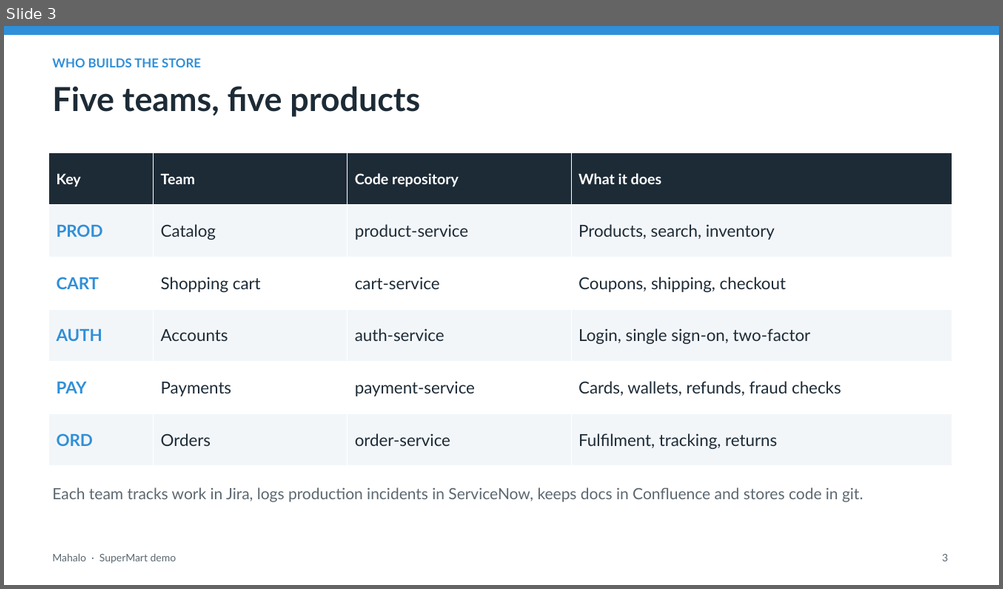
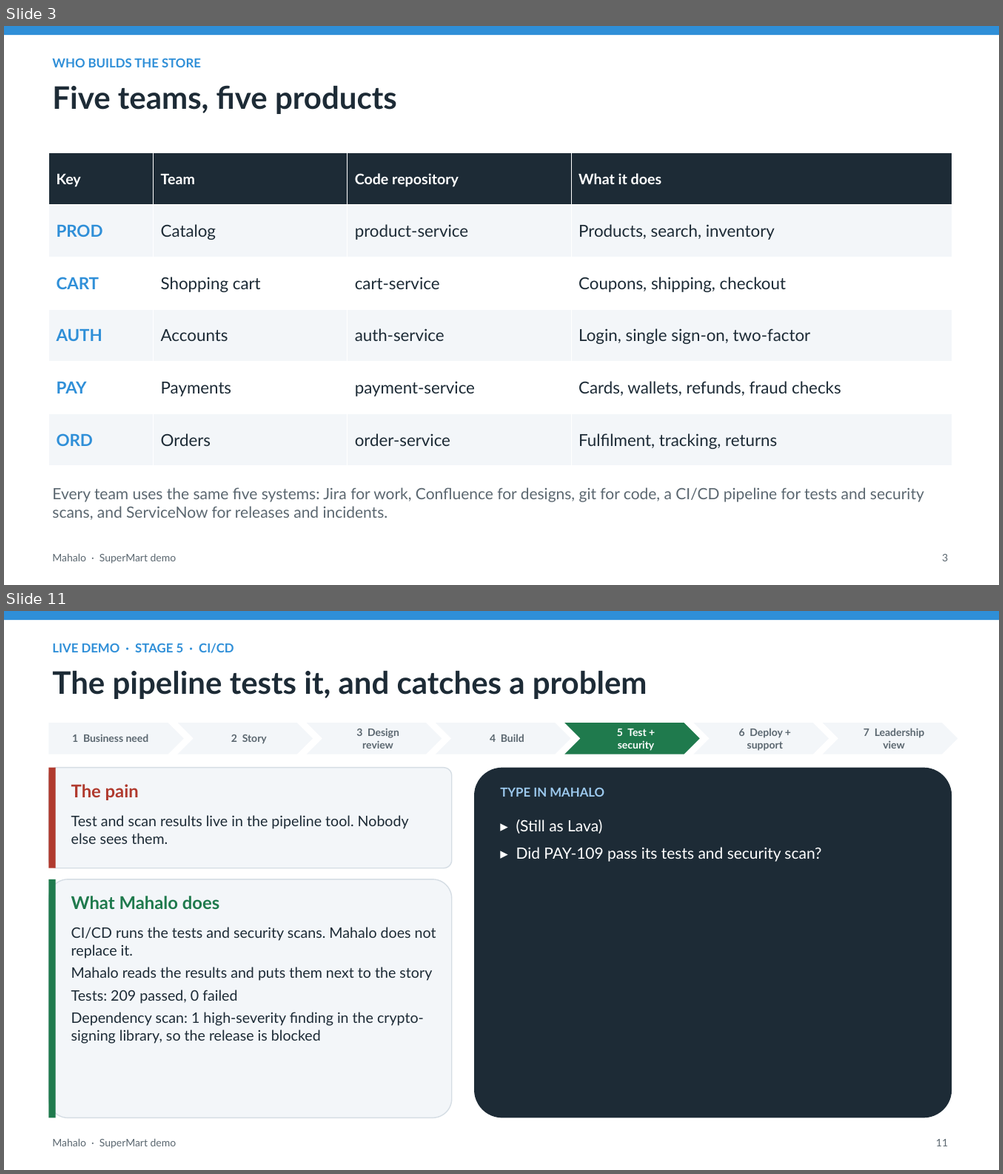
Before and after one commit to tjblavakumar/mahalo-agentcore, a slide deck: docs/Mahalo_SuperMart_Demo.pptx. Shown one above the other, each under a label of ours: slide 3 before the commit, slides 3 and 11 after it; the slides between them are not shown. The pictures are 1003x589 and 1003x1174 pixels, drawn with LibreOffice and Linux fonts; fonts in the diff are those of the drawing. Boxes give left, top, right and bottom in pixels: in the first picture for what was removed or moved away, otherwise in the second. Text is boxed around its words. In the diff, an @@ line names an element or a change of style, - is before the commit and + after.

Commit message:
docs: deck and demo script follow one feature (PAY-109) end to end with all four personas, CI/CD and the login briefing

```diff
--- a/docs/Mahalo_SuperMart_Demo.pptx
+++ b/docs/Mahalo_SuperMart_Demo.pptx
@@ slide 11 added at [4, 611, 999, 1170], background #FFFFFF @@
@@ rectangle added at [4, 611, 999, 620], fill #2F8FD8 @@
@@ text added at [52, 643, 234, 653], 12 pt, text #2F8FD8, bold @@
+LIVE DEMO · STAGE 5 · CI/CD
@@ text added at [52, 670, 647, 699], 30 pt, text #1D2B36, bold @@
+The pipeline tests it, and catches a problem
@@ pentagon arrow added at [48, 723, 184, 755], fill #F3F6F9, 10 pt, text #5B6770, bold @@
+1 Business need
@@ chevron added at [178, 723, 313, 755], fill #F3F6F9, 10 pt, text #5B6770, bold @@
+2 Story
@@ chevron added at [307, 723, 442, 755], fill #F3F6F9, 10 pt, text #5B6770, bold @@
+3 Design review
@@ chevron added at [436, 723, 571, 755], fill #F3F6F9, 10 pt, text #5B6770, bold @@
+4 Build
@@ chevron added at [564, 723, 700, 755], fill #1F7A4D, 10 pt, text #FFFFFF, bold @@
+5 Test + security
@@ chevron added at [694, 723, 828, 755], fill #F3F6F9, 10 pt, text #5B6770, bold @@
+6 Deploy + support
@@ chevron added at [822, 723, 958, 755], fill #F3F6F9, 10 pt, text #5B6770, bold @@
+7 Leadership view
@@ rounded rectangle added at [48, 768, 452, 869], fill #F3F6F9, outline #D5DDE4 1 pt @@
@@ rectangle added at [48, 768, 56, 869], fill #B03A2E @@
@@ text added at [71, 784, 139, 800], 17 pt, text #B03A2E, bold @@
+The pain
@@ rounded rectangle added at [474, 768, 951, 1119], fill #1D2B36 @@
@@ text added at [500, 787, 604, 797], 12 pt, text #9CC9EE, bold @@
+TYPE IN MAHALO
@@ text added at [71, 815, 409, 844], 14 pt, text #1D2B36 @@
+Test and scan results live in the pipeline tool. Nobody else sees them.
@@ text added at [516, 820, 821, 862], 15 pt, text #FFFFFF @@
+▸ (Still as Lava)
+▸ Did PAY-109 pass its tests and security scan?
@@ rounded rectangle added at [48, 880, 452, 1119], fill #F3F6F9, outline #D5DDE4 1 pt @@
@@ rectangle added at [48, 880, 56, 1119], fill #1F7A4D @@
@@ text added at [71, 896, 219, 909], 17 pt, text #1F7A4D, bold @@
+What Mahalo does
@@ text added at [71, 927, 436, 1044], 14 pt, text #1D2B36 @@
+CI/CD runs the tests and security scans. Mahalo does not replace it.
+Mahalo reads the results and puts them next to the story
+Tests: 209 passed, 0 failed
+Dependency scan: 1 high-severity finding in the crypto-signing library, so the release is blocked
@@ text added at [52, 1139, 176, 1149], 10 pt, text #5B6770 @@
+Mahalo · SuperMart demo
@@ text added at [936, 1139, 948, 1147], 10 pt, text #5B6770 @@
+11
@@ slide 3 changed as well @@
@@ text "Five teams, five products" at [52, 85, 397, 114]: size 32 to 30 pt @@
@@ text at [52, 488, 924, 520]: text changed @@
-Each team tracks work in Jira, logs production incidents in ServiceNow, keeps docs in Confluence and stores code in git.
+Every team uses the same five systems: Jira for work, Confluence for designs, git for code, a CI/CD pipeline for tests and security scans, and ServiceNow for releases and incidents.
```
Also in this commit, not shown: 9 other slides changed, 4 other slides added, 2 slides removed, 5 other files.
